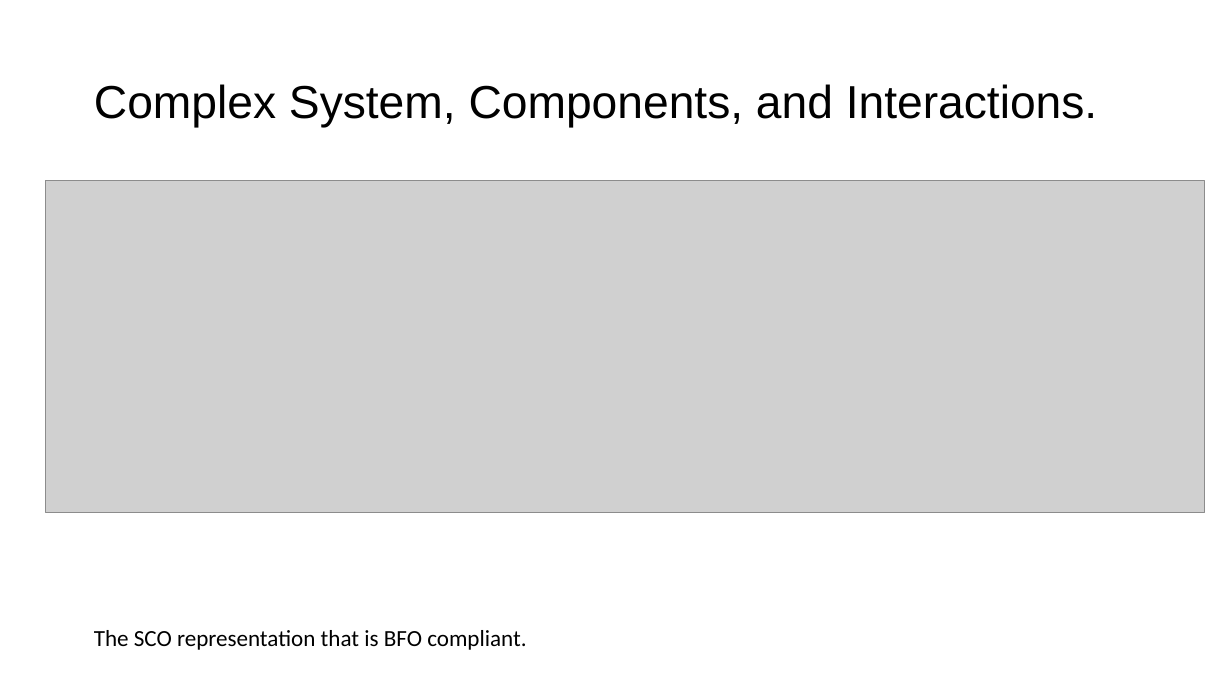
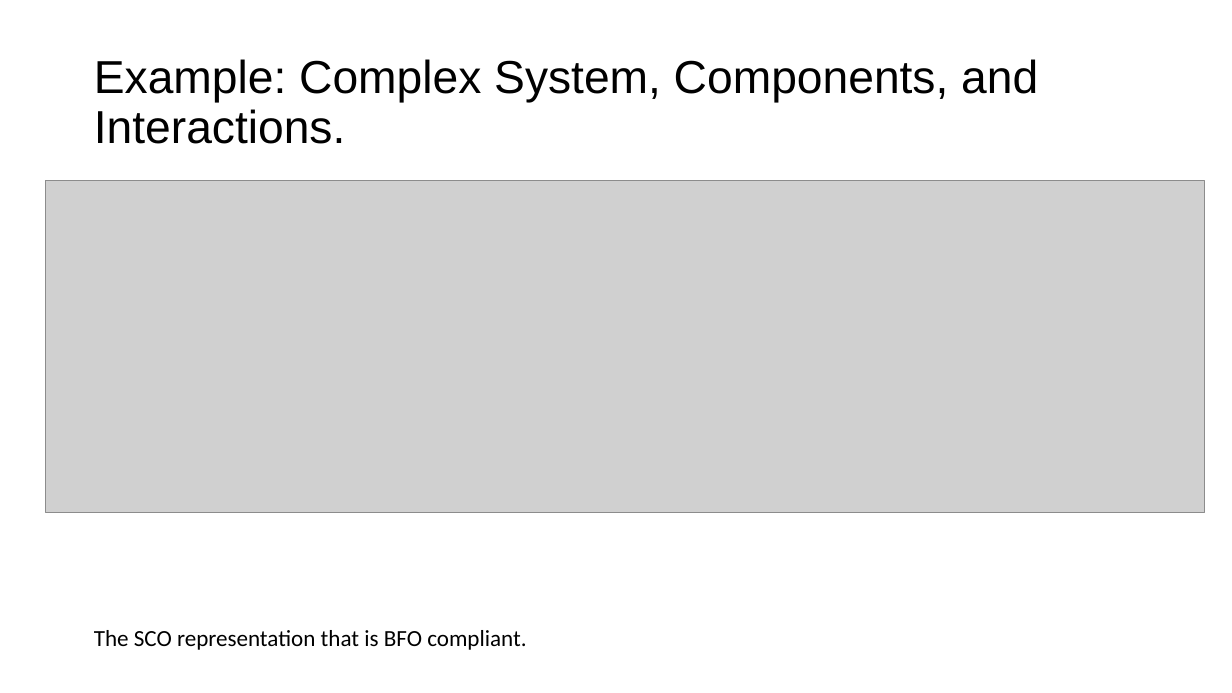
Before and after one commit to gioUbbiali/Sustainability-Core-Ontology, a slide deck: slide 7 of SCO/working materials/Slide deck - SCO-UFO aligment.pptx. Drawn at 1232x693 pixels with LibreOffice and Linux fonts; fonts in the diff are those of the drawing; grey boxes stand for pictures. Boxes give left, top, right and bottom in pixels: in the first picture for what was removed or moved away, otherwise in the second. Text is boxed around its words. In the diff, an @@ line names an element or a change of style, - is before the commit and + after.

```diff
--- a/SCO/working materials/Slide deck - SCO-UFO aligment.pptx
+++ b/SCO/working materials/Slide deck - SCO-UFO aligment.pptx
@@ title at box(94, 59, 1038, 144): text changed @@
-Complex System, Components, and Interactions.
+Example: Complex System, Components, and Interactions.
```
Also in this commit, not shown: 1 slide added, 2 other files.
